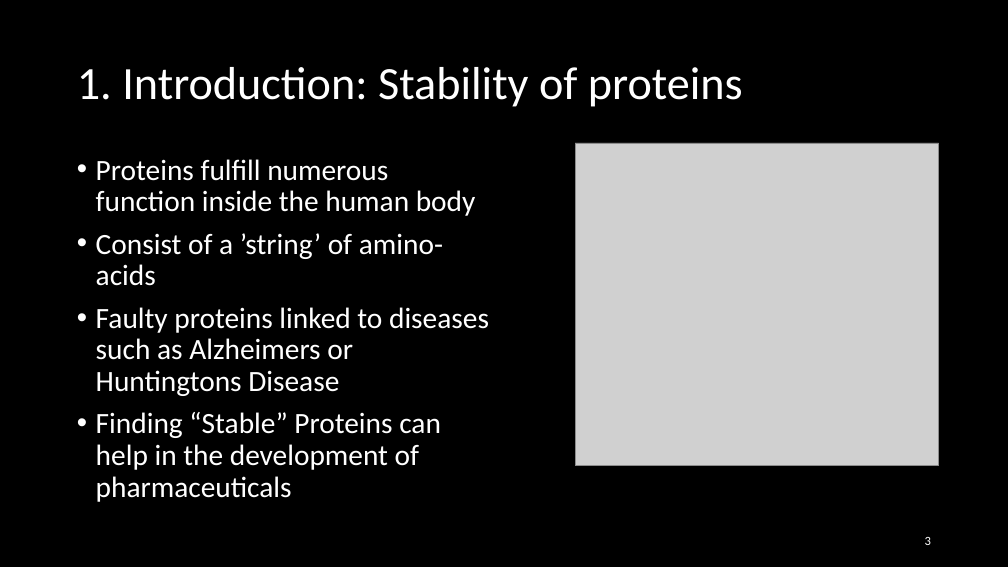
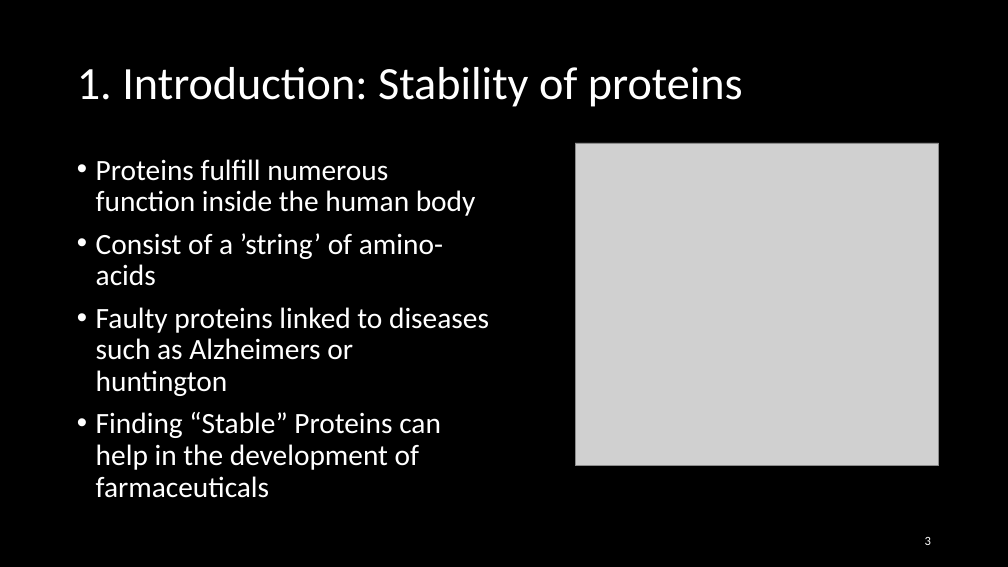
Before and after one commit to Loek21/Protein-Pow-d-er, a slide deck: slide 3 of Docs/PPP, final.pptx. Drawn at 1008x567 pixels with LibreOffice and Linux fonts; fonts in the diff are those of the drawing; grey boxes stand for pictures. Boxes give left, top, right and bottom in pixels: in the first picture for what was removed or moved away, otherwise in the second. Text is boxed around its words. In the diff, an @@ line names an element or a change of style, - is before the commit and + after.

```diff
--- a/Docs/PPP, final.pptx
+++ b/Docs/PPP, final.pptx
@@ text at box(96, 307, 489, 498): text changed @@
-• Faulty proteins linked to diseases such as Alzheimers or Huntingtons Disease
-• Finding “Stable” Proteins can help in the development of pharmaceuticals
+• Faulty proteins linked to diseases such as Alzheimers or huntington
+• Finding “Stable” Proteins can help in the development of farmaceuticals
```
Also in this commit, not shown: 2 other slides changed, 1 slide removed.
